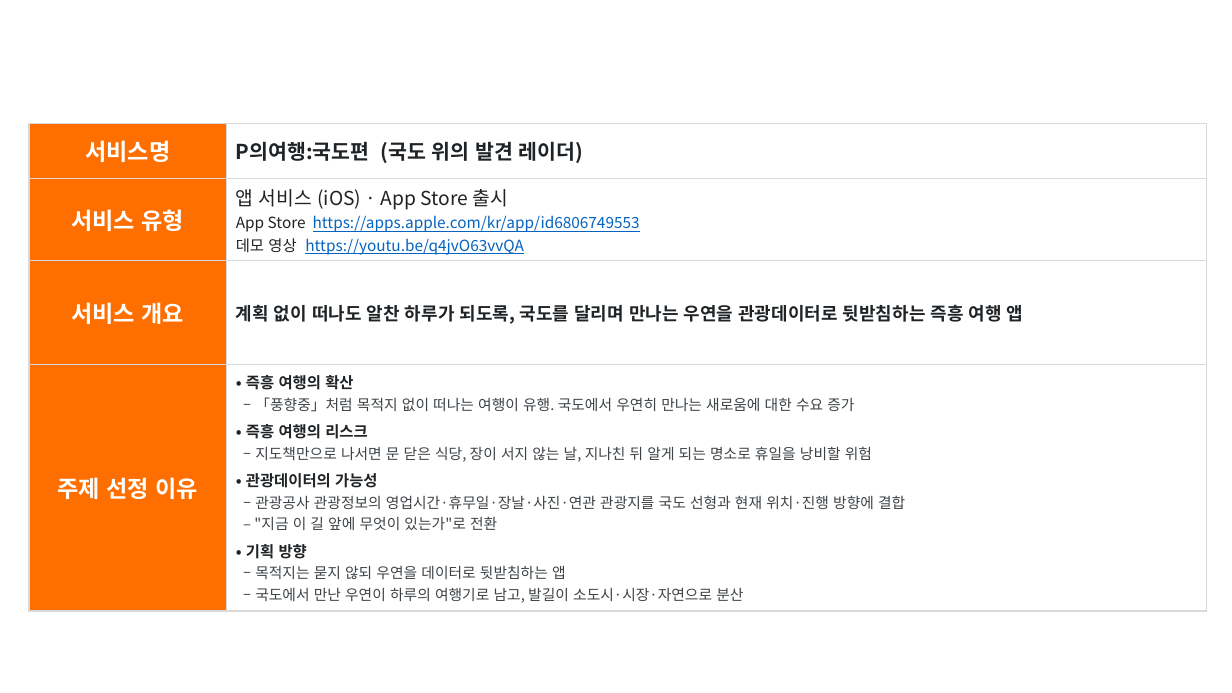
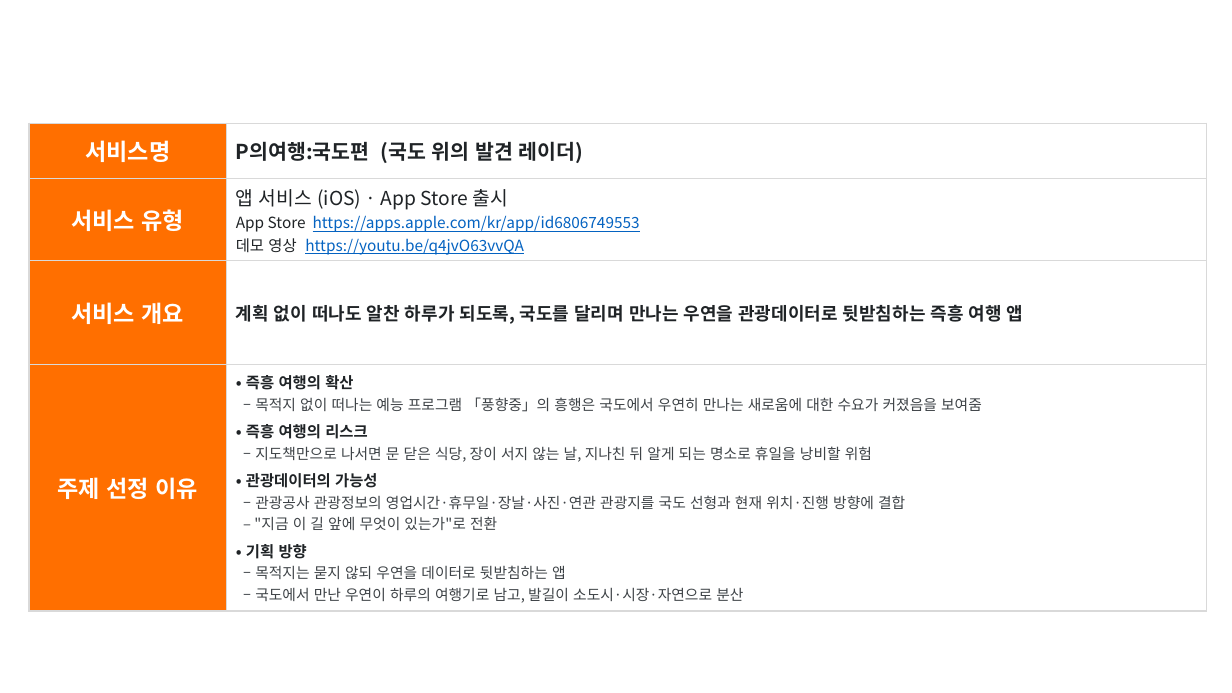
Before and after one commit to Hyee0ne/p-trip, a slide deck: slide 2 of docs/기능설명서_P의여행.pptx. Drawn at 1232x693 pixels with LibreOffice and Linux fonts; fonts in the diff are those of the drawing; background and template pictures are left out. Boxes give left, top, right and bottom in pixels: in the first picture for what was removed or moved away, otherwise in the second. Text is boxed around its words. In the diff, an @@ line names an element or a change of style, - is before the commit and + after.

```diff
--- a/docs/기능설명서_P의여행.pptx
+++ b/docs/기능설명서_P의여행.pptx
@@ table at (29, 123, 1206, 607) @@
@@ row 4, column 2: "• 즉흥 여행의 확산 / ‒ 「풍향중」처럼 목적지 없이 떠나는 여행이 유행. 국도에서 우연히 만나는 새로움에 대한 수요 증가 / • 즉흥 여행의 리스크 / ‒ 지도책만으로 나서면 문 닫은 식당, 장이 서지 않는 날, 지나친 뒤 알게 되는 명소로 휴일을 낭비할 위험 / • 관광데이터의 가능성 / ‒ 관광공사 관광정보의 영업시간·휴무일·장날·사진·연관 관광지를 국도 선형과 현재 위치·진행 방향에 결합 / ‒ "지금 이 길 앞에 무엇이 있는가"로 전환 / • 기획 방향 / ‒ 목적지는 묻지 않되 우연을 데이터로 뒷받침하는 앱 / ‒ 국도에서 만난 우연이 하루의 여행기로 남고, 발길이 소도시·시장·자연으로 분산" to "• 즉흥 여행의 확산 / ‒ 목적지 없이 떠나는 예능 프로그램 「풍향중」의 흥행은 국도에서 우연히 만나는 새로움에 대한 수요가 커졌음을 보여줌 / • 즉흥 여행의 리스크 / ‒ 지도책만으로 나서면 문 닫은 식당, 장이 서지 않는 날, 지나친 뒤 알게 되는 명소로 휴일을 낭비할 위험 / • 관광데이터의 가능성 / ‒ 관광공사 관광정보의 영업시간·휴무일·장날·사진·연관 관광지를 국도 선형과 현재 위치·진행 방향에 결합 / ‒ "지금 이 길 앞에 무엇이 있는가"로 전환 / • 기획 방향 / ‒ 목적지는 묻지 않되 우연을 데이터로 뒷받침하는 앱 / ‒ 국도에서 만난 우연이 하루의 여행기로 남고, 발길이 소도시·시장·자연으로 분산" @@
```
Also in this commit, not shown: 2 other files.
